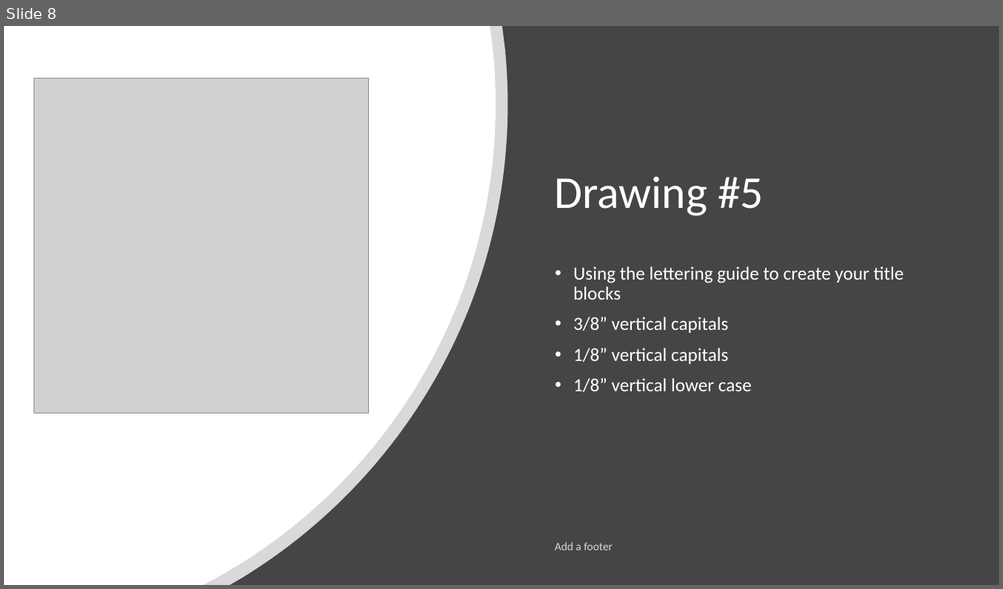
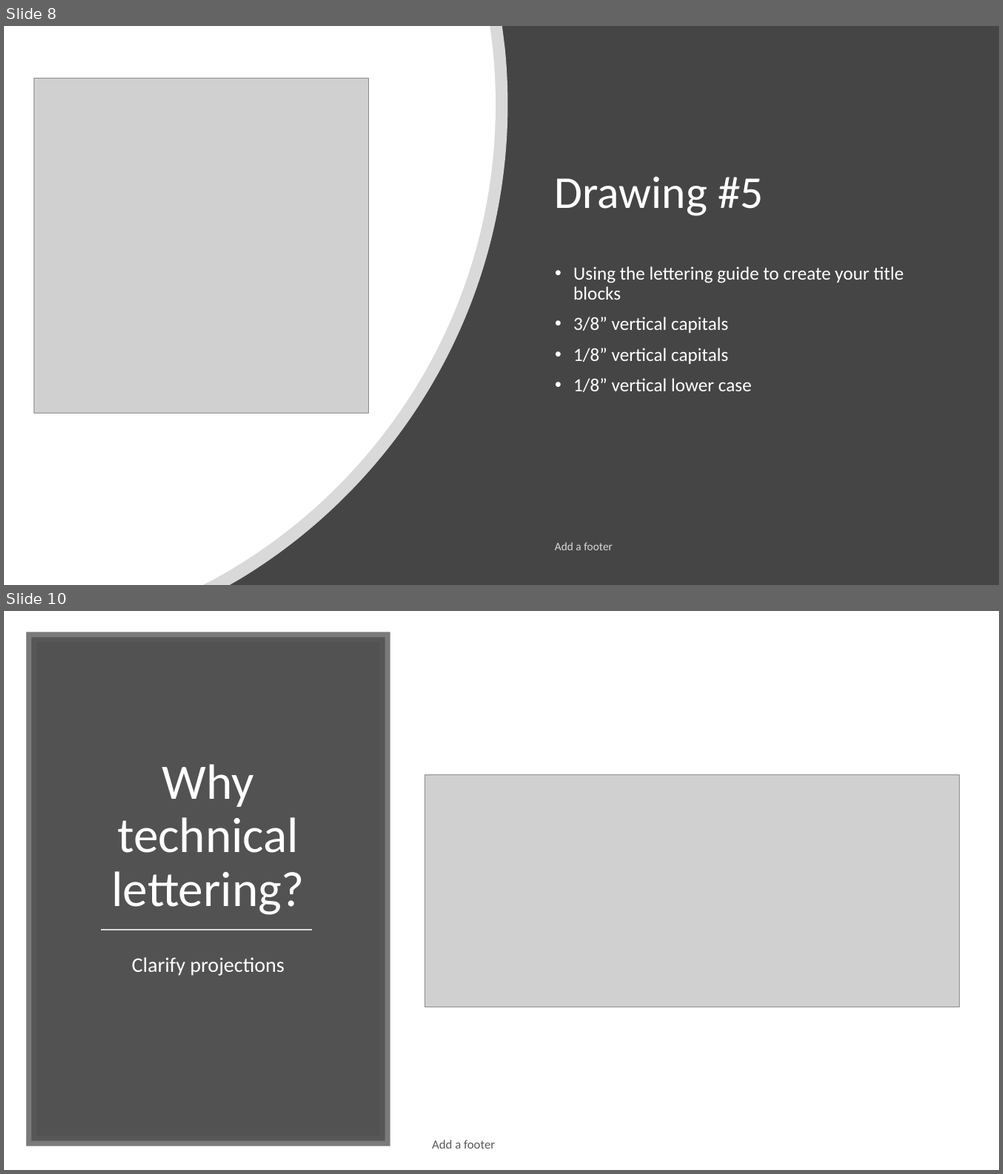
Before and after one commit to nickvertucci/Technology-Education-Curriculum, a slide deck: High School/Design and Drawing for Production/Unit 3 - Introduction to Lettering/Section 1 - What is Lettering/Assets/Unit 3 - Section 1 - What is Lettering.pptx. Shown one above the other, each under a label of ours: slide 8 before the commit, slides 8 and 10 after it; the slides between them are not shown. The pictures are 1003x589 and 1003x1174 pixels, drawn with LibreOffice and Linux fonts; fonts in the diff are those of the drawing; grey boxes stand for pictures. Boxes give left, top, right and bottom in pixels: in the first picture for what was removed or moved away, otherwise in the second. Text is boxed around its words. In the diff, an @@ line names an element or a change of style, - is before the commit and + after.

```diff
--- a/High School/Design and Drawing for Production/Unit 3 - Introduction to Lettering/Section 1 - What is Lettering/Assets/Unit 3 - Section 1 - What is Lettering.pptx
+++ b/High School/Design and Drawing for Production/Unit 3 - Introduction to Lettering/Section 1 - What is Lettering/Assets/Unit 3 - Section 1 - What is Lettering.pptx
@@ slide 10 added at (4,611,999,1170), background #FFFFFF @@
@@ rectangle added at (31,637,385,1142), fill #404040 at 90% opacity, outline #595959 10 pt @@
@@ title added at (112,764,304,915), 48 pt, text #FFFFFF @@
+Why technical lettering?
@@ picture added at (425,775,960,1008) @@
@@ line added from (101, 931) to (312, 931), #D9D9D9 1.75 pt @@
@@ text added at (132,957,284,976), 20 pt, text #FFFFFF @@
+Clarify projections
@@ text added at (432,1140,495,1149), 12 pt, text #595959 @@
+Add a footer
```
Also in this commit, not shown: 4 other slides added, 3 other files.
